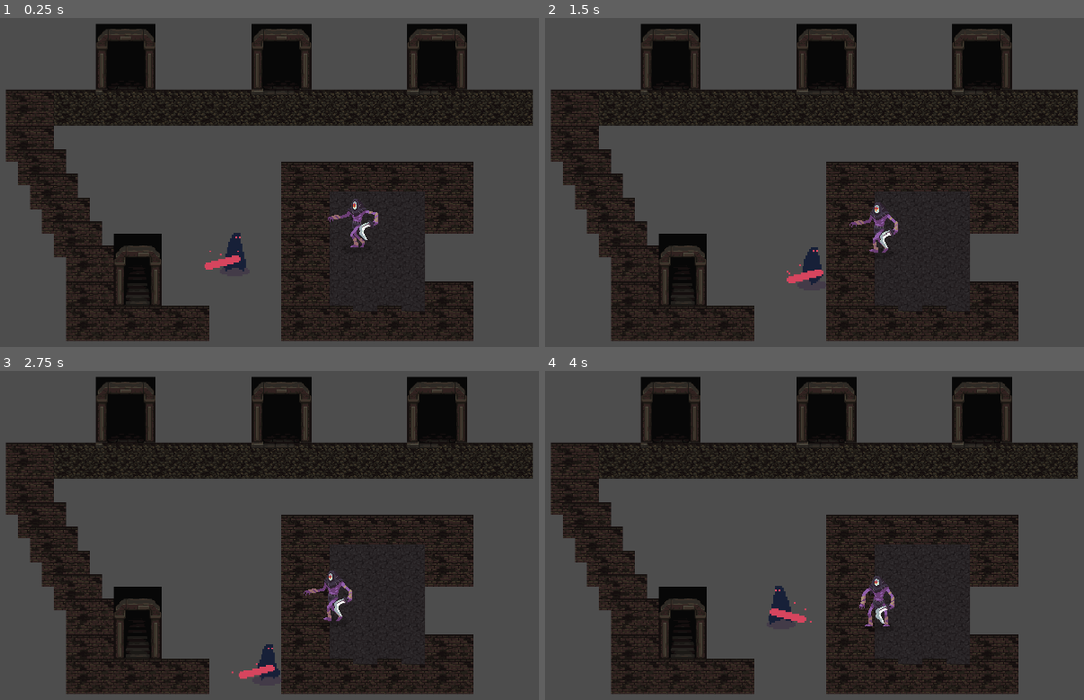
Above: before the commit, frames 1-4 (two rows, left to right).
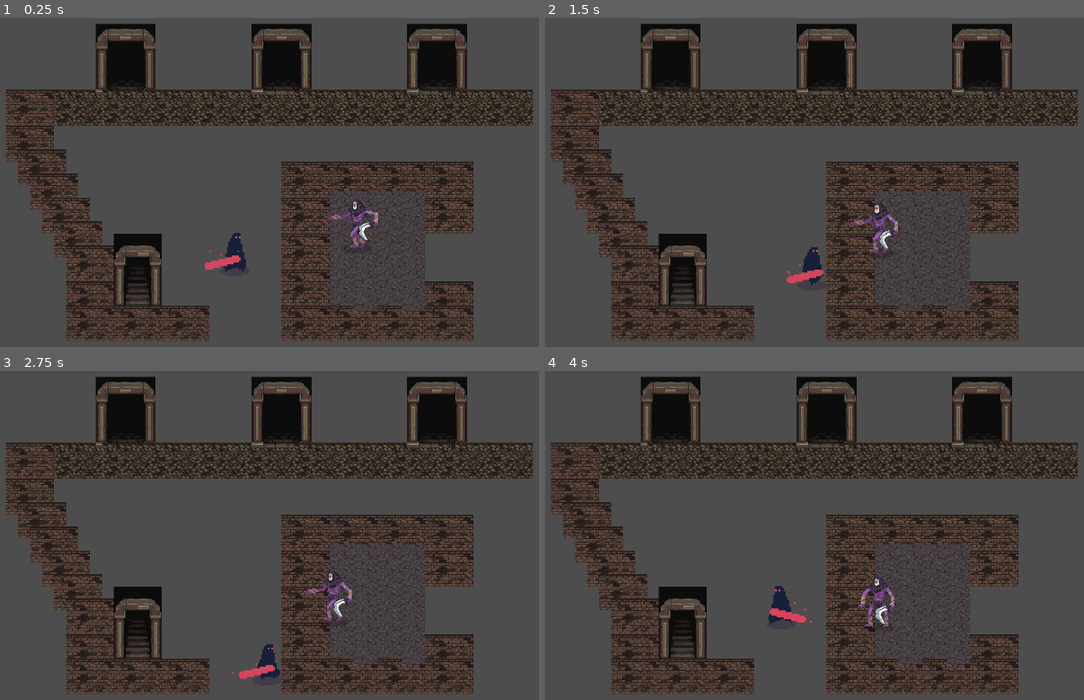
Above: after the commit, the same moments.

Repository: h-sutiwas/godot-mythus
Game: Godot game, scene res://scenes/playground.tscn
The game is run twice, just before and just after one commit, with the same random seed, the same clock (stepped at 60 frames per second) and the same inputs.
Inputs:
- Up to frame 1 (0.25 s): no input
- Up to frame 2 (1.5 s): hold D (player_right) 0.53-1.28 s; hold S (player_down) from 1.28 s (still down)
- Up to frame 3 (2.75 s): release S (player_down) at 2.03 s; hold D (player_right) from 2.03 s (still down)
- Up to frame 4 (4 s): release D (player_right) at 2.78 s; hold W (player_up) 2.78-3.53 s; hold A (player_left) from 3.53 s (still down)

The runs differ from the first frame. In frame 1, 26% of the frame differs, in the area x 1-99%, y 3-99%; in frame 2, 26%; in frame 3, 26%; in frame 4, 26%.

Commit message:
Update playground.tscn

Diff:
--- a/scenes/playground.tscn
+++ b/scenes/playground.tscn
@@ -106,6 +106,7 @@
 autoplay = true
 
 [node name="Map" type="TileMapLayer" parent="."]
+self_modulate = Color(1.7602391, 1.7602391, 1.7602391, 1)
 scale = Vector2(2, 2)
 tile_map_data = PackedByteArray("AAAGAAkAAAAYABkAAAAKAAkAAAAYABkAAAAOAAkAAAAYABkAAAASAAkAAAAYABkAAAAWAAkAAAAYABkAAAAaAA …(848 unchanged characters)…
 tile_set = SubResource("TileSet_o6wi6")
